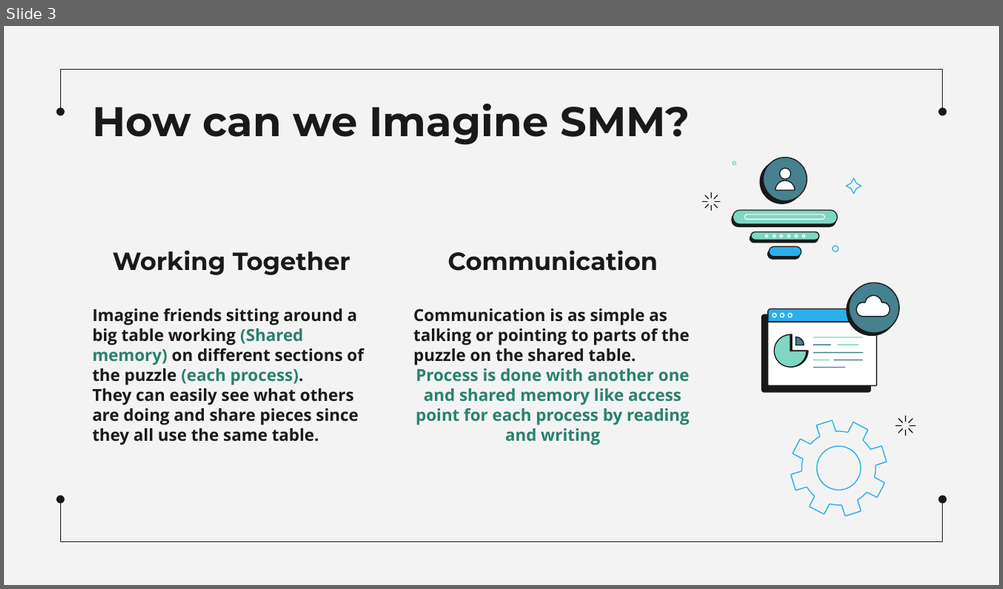
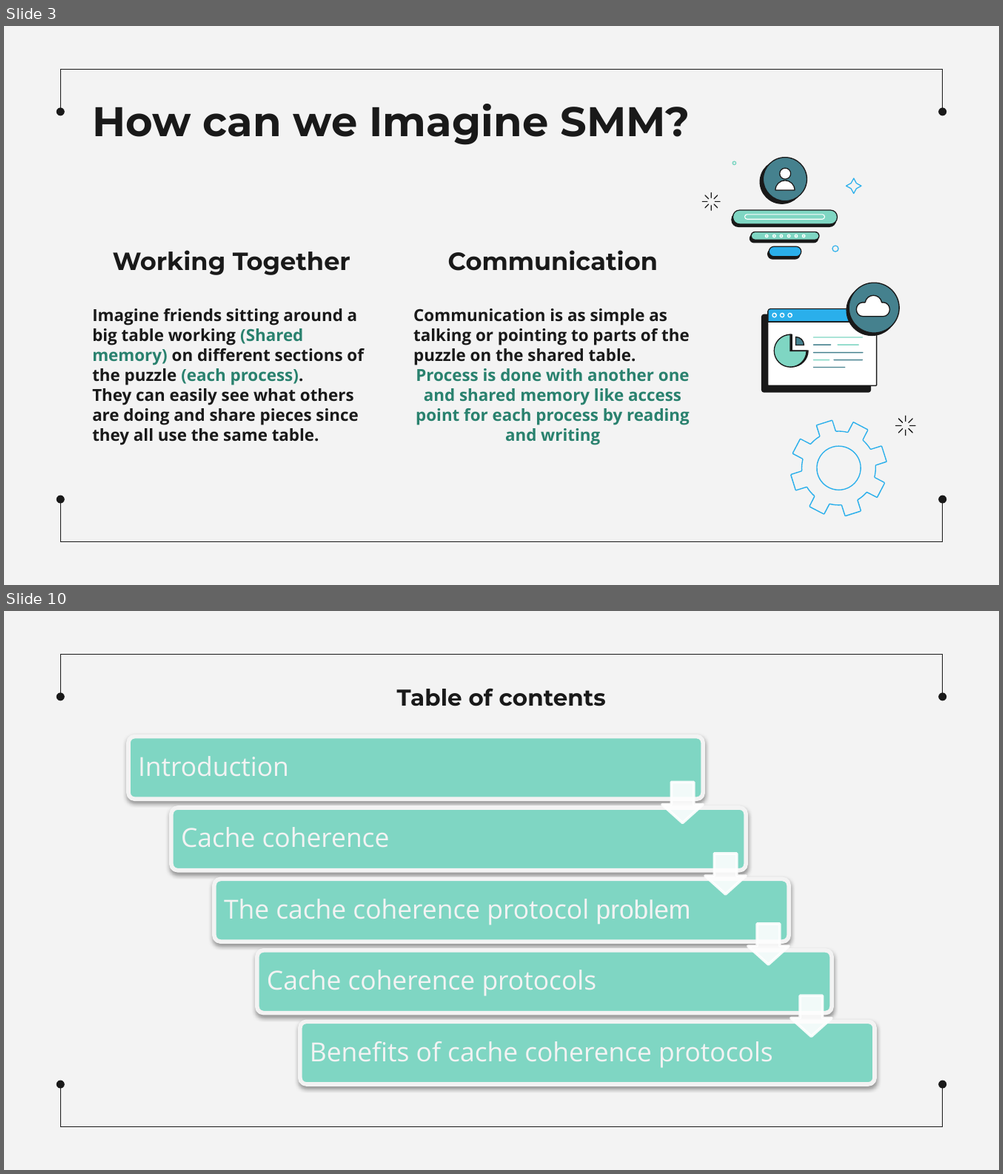
Before and after one commit to MahmoudEssam707/Operating-System, a slide deck: Presentaion on Shared Memory Machines/Sharing Memory Machines.pptx. Shown one above the other, each under a label of ours: slide 3 before the commit, slides 3 and 10 after it; the slides between them are not shown. The pictures are 1003x589 and 1003x1174 pixels, drawn with LibreOffice and Linux fonts; fonts in the diff are those of the drawing. Boxes give left, top, right and bottom in pixels: in the first picture for what was removed or moved away, otherwise in the second. Text is boxed around its words. In the diff, an @@ line names an element or a change of style, - is before the commit and + after.

```diff
--- a/Presentaion on Shared Memory Machines/Sharing Memory Machines.pptx
+++ b/Presentaion on Shared Memory Machines/Sharing Memory Machines.pptx
@@ slide 10 added at <box>4,611,999,1170</box>, background #F3F3F3; not listed: 6 template elements that a slide beside it also shows @@
@@ text added at <box>397,688,606,706</box>, 16.6 pt, text #191919, bold @@
+Table of contents
@@ group added at <box>128,736,875,1085</box>: 5 rounded rectangles, 5 texts, 4 down arrows @@
+Introduction
+Cache coherence
+The cache coherence protocol problem
+Cache coherence protocols
+Benefits of cache coherence protocols
```
Also in this commit, not shown: 4 slides changed, 9 other slides added, 1 slide removed.
